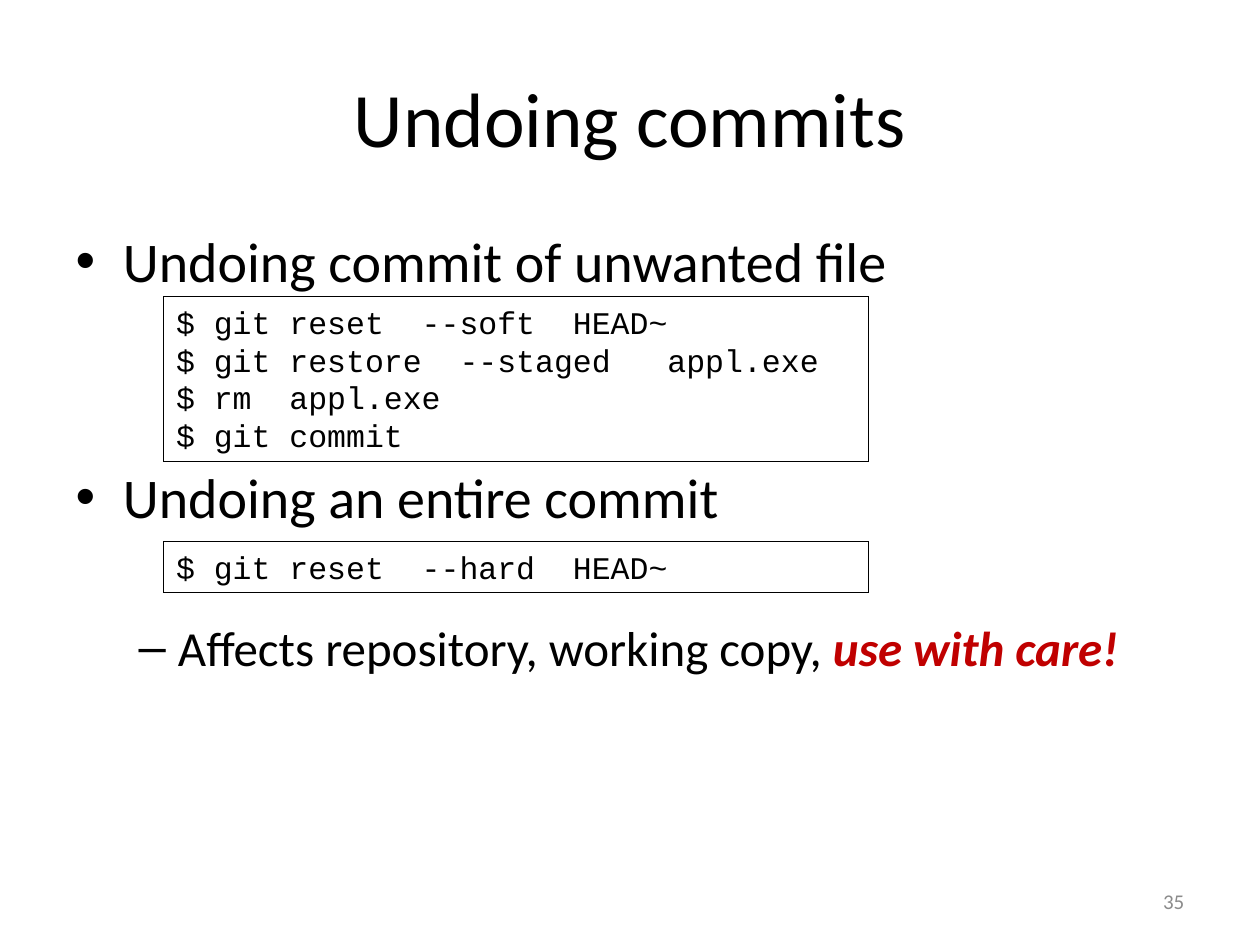
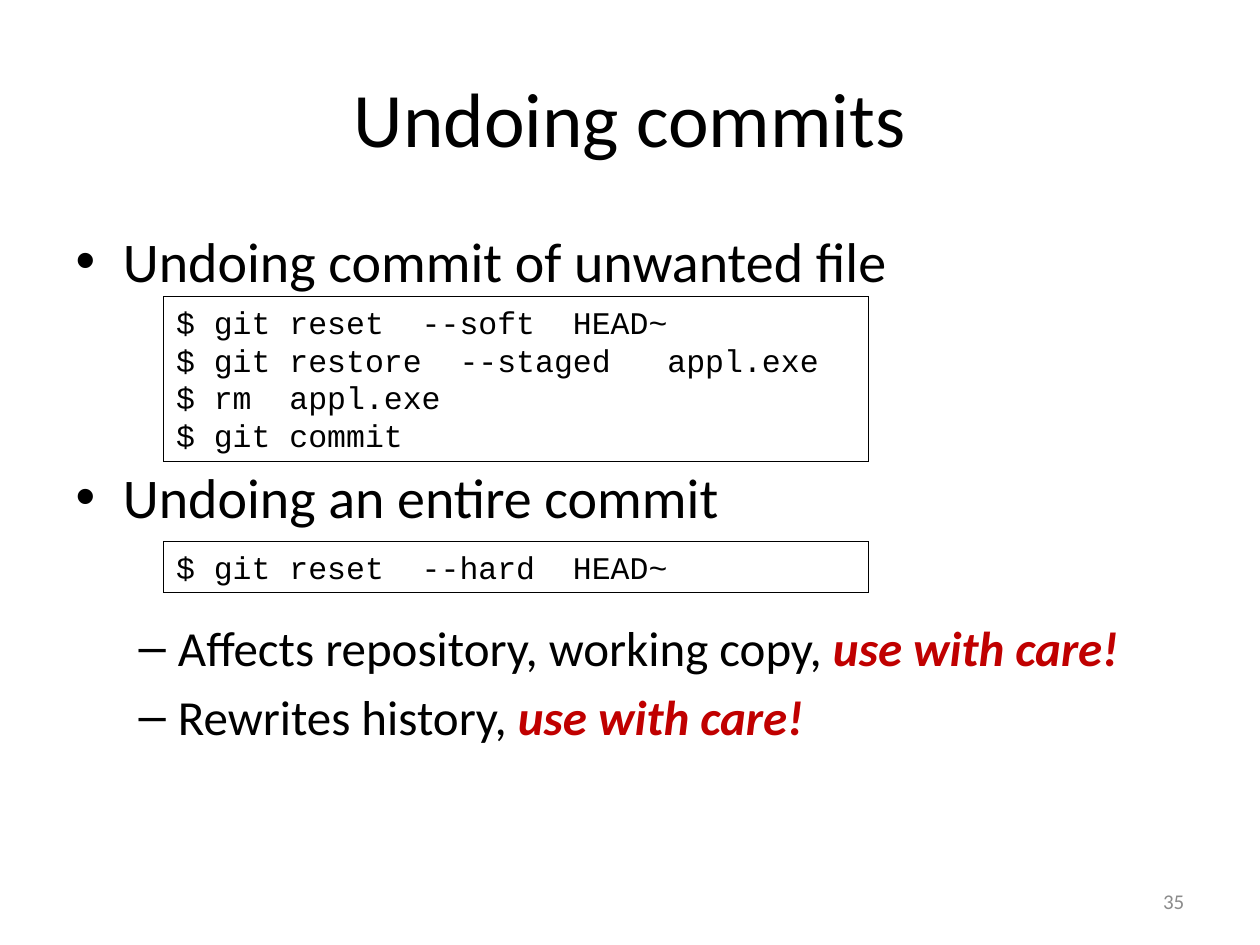
Before and after one commit to gjbex/Version-control-with-git, a slide deck: slide 35 of version_control_git.pptx. Drawn at 1260x945 pixels with LibreOffice and Linux fonts; fonts in the diff are those of the drawing. Boxes give left, top, right and bottom in pixels: in the first picture for what was removed or moved away, otherwise in the second. Text is boxed around its words. In the diff, an @@ line names an element or a change of style, - is before the commit and + after.

Commit message:
Fix formatting

```diff
--- a/version_control_git.pptx
+++ b/version_control_git.pptx
@@ text at [178,700,803,743]: paragraph added @@
+  – Rewrites history, use with care!
```
